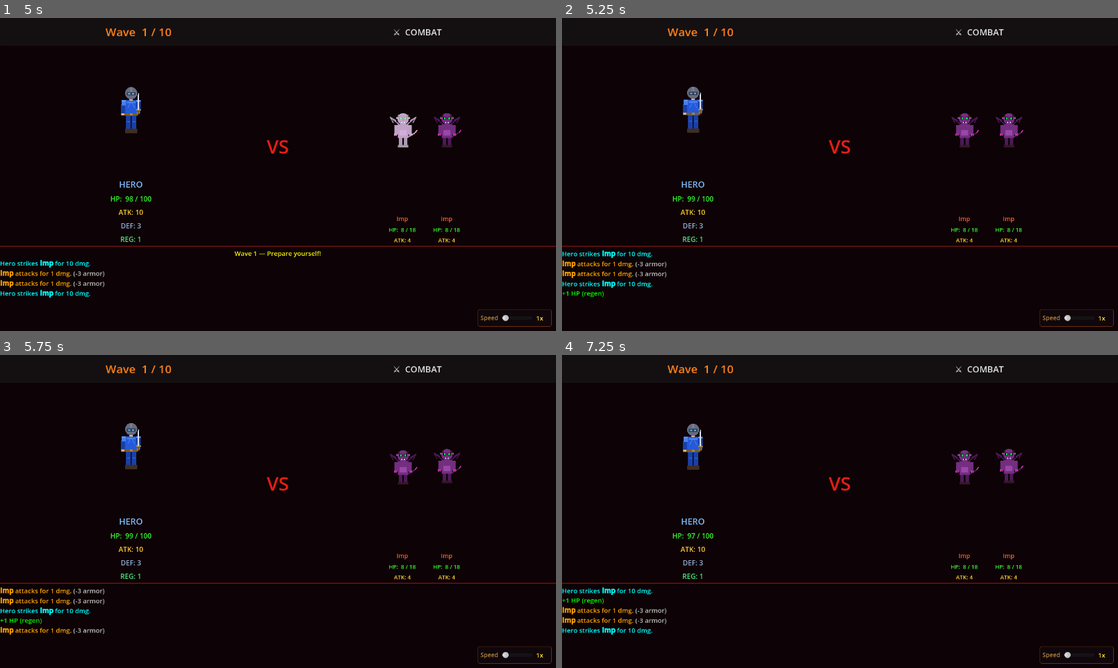
Above: before the commit, frames 1-4 (two rows, left to right).
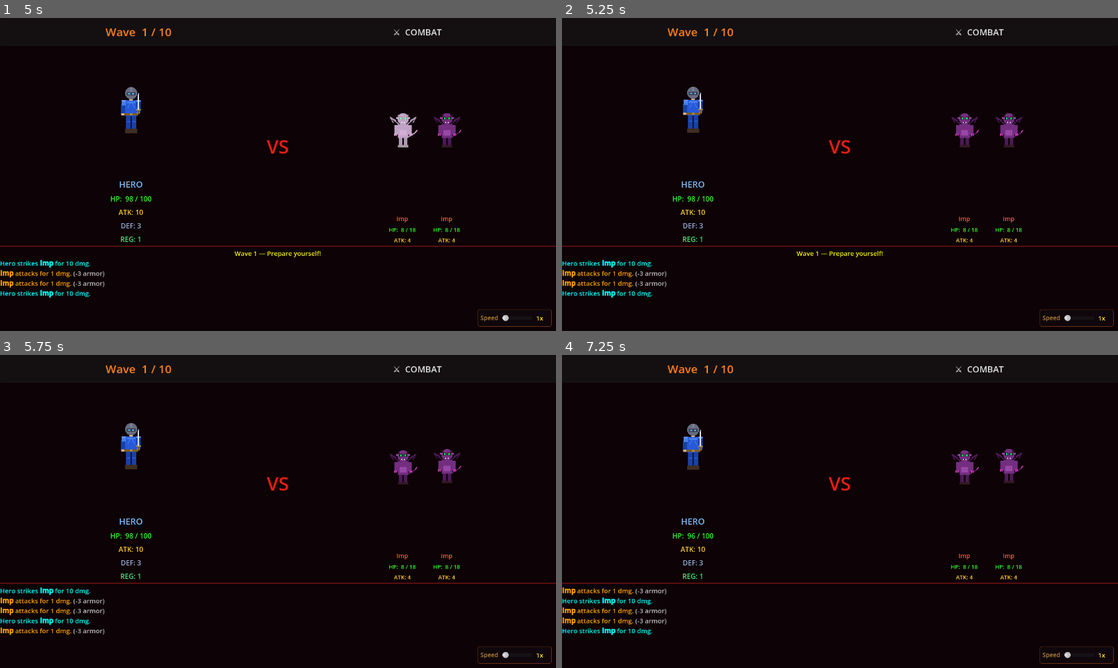
Above: after the commit, the same moments.

Repository: Vladisone95/escape-from-hell
Game: Godot game, scene res://scenes/Game.tscn
The game is run twice, just before and just after one commit, with the same random seed, the same clock (stepped at 60 frames per second) and the same inputs. This scene is started directly instead of the project's main scene.
Inputs (mouse positions are in pixels of both pictures, inside the frame that each line leads up to):
- Up to frame 1 (5 s): click "START WAVE" at 0.5 s; click "START WAVE" at 1.25 s; tap Enter at 2 s; move the mouse to (400, 158) at 2.02 s; hold Right (move_right) 2.03-2.78 s; hold D (attack) 2.03-2.78 s; click (400, 158) at 2.17 s; move the mouse to (166, 190) at 2.77 s; hold Down (move_down) 2.78-3.53 s; tap D (attack) at 2.85, 3.8, 4.55 s; move the mouse to (333, 105) at 3.52 s; hold Right (move_right) 3.53-4.28 s; hold Shift (dash) 3.53-4.28 s; move the mouse to (250, 237) at 4.27 s; hold Up (move_up) from 4.28 s (still down); tap E (interact) at 4.35 s; click (250, 237) at 4.42 s
- Up to frame 2 (5.25 s): move the mouse to (1006, 221) at 5.02 s; release Up (move_up) at 5.03 s; hold Left (move_left) from 5.03 s (still down); hold D (attack) from 5.03 s (still down)
- Up to frame 3 (5.75 s): keep holding Left (move_left); keep holding D (attack)
- Up to frame 4 (7.25 s): move the mouse to (673, 464) at 5.77 s; release D (attack) at 5.78 s; tap D (attack) at 5.85, 6.8 s; tap Space at 6.5 s; move the mouse to (867, 511) at 6.52 s; release Left (move_left) at 6.53 s; hold Down (move_down) from 6.53 s (still down); hold Shift (dash) from 6.53 s (still down); click (867, 511) at 6.67 s

Frame 1 is identical in both runs. In frame 2, 1.0% of the frame differs, in the area x 0-58%, y 56-90%; in frame 3, 0.8%; in frame 4, 0.8%.

Commit message:
bug fixes for attack

Diff:
--- a/scripts/Game.gd
+++ b/scripts/Game.gd
@@ -326,8 +326,6 @@
 	else:
 		_log("[center][color=gray]%s is full![/color][/center]" % def.get("name", item_id))
 
-	# Full heal then show inventory screen
-	GameData.player_health = GameData.effective_max_health()
 	_show_inventory_screen(true)
 
 
@@ -508,8 +506,6 @@
 		GameData.player_attack += 5
 		_log("[center][color=orange]+ 5 Attack![/color][/center]")
 
-	# Full heal then show inventory screen
-	GameData.player_health = GameData.effective_max_health()
 	_show_inventory_screen(true)
 
 # =====================================================================
@@ -556,14 +552,6 @@
 
 		if _alive_enemies().is_empty():
 			break
-
-		# ── Regen after player's turn ────────────────────────────────
-		var regen := GameData.effective_regen()
-		if regen > 0 and GameData.player_health < GameData.effective_max_health():
-			var healed := mini(regen, GameData.effective_max_health() - GameData.player_health)
-			GameData.player_health += healed
-			_update_player_ui()
-			_log("[color=green]+%d HP (regen)[/color]" % healed)
 
 		await get_tree().create_timer(0.38).timeout
 		if not is_inside_tree():
@@ -631,8 +619,13 @@
 		get_tree().change_scene_to_file("res://scenes/WinScreen.tscn")
 		return
 
-	# Restore health
-	GameData.player_health = GameData.effective_max_health()
+	# Regen at end of wave (health carries over between waves)
+	var regen := GameData.effective_regen()
+	if regen > 0 and GameData.player_health < GameData.effective_max_health():
+		var healed := mini(regen, GameData.effective_max_health() - GameData.player_health)
+		GameData.player_health += healed
+		_update_player_ui()
+		_log("[color=green]+%d HP (regen)[/color]" % healed)
 
 	if GameData.is_item_reward_wave():
 		ui_chest_overlay.show_chest()
--- a/scripts/arena/ArenaGame.gd
+++ b/scripts/arena/ArenaGame.gd
@@ -374,8 +374,13 @@
 		get_tree().change_scene_to_file("res://scenes/WinScreen.tscn")
 		return
 
-	# Full heal
-	GameData.player_health = GameData.effective_max_health()
+	# Regen at end of wave (health carries over between waves)
+	var regen := GameData.effective_regen()
+	if regen > 0 and GameData.player_health < GameData.effective_max_health():
+		var healed := mini(regen, GameData.effective_max_health() - GameData.player_health)
+		GameData.player_health += healed
+		_hud.update_hp(GameData.player_health, GameData.effective_max_health())
+		_hud.log_msg("[color=green]+%d HP (regen)[/color]" % healed)
 
 	if GameData.is_item_reward_wave():
 		_chest_overlay.show_chest()
@@ -389,7 +394,6 @@
 		GameData.player_max_health += 30
 	else:
 		GameData.player_attack += 5
-	GameData.player_health = GameData.effective_max_health()
 	_show_inventory_screen(true)
 
 func _on_chest_item_looted(item_id: String) -> void:
@@ -398,7 +402,6 @@
 		_hud.log_msg("[center][color=orange]+ %s![/color][/center]" % def.get("name", item_id))
 	else:
 		_hud.log_msg("[center][color=gray]%s is full![/color][/center]" % def.get("name", item_id))
-	GameData.player_health = GameData.effective_max_health()
 	_show_inventory_screen(true)
 
 func _on_player_died() -> void:
--- a/scripts/arena/PlayerBody.gd
+++ b/scripts/arena/PlayerBody.gd
@@ -14,7 +14,6 @@
 var _dash_dir: Vector2 = Vector2.DOWN
 var _knockback_vel: Vector2 = Vector2.ZERO
 var _facing_dir: Vector2 = Vector2.DOWN
-var _regen_timer: float = 0.0
 var _is_dead: bool = false
 
 func _ready() -> void:
@@ -61,17 +60,6 @@
 	# Timers
 	_attack_cooldown -= delta
 	_dash_cooldown -= delta
-	_regen_timer += delta
-
-	# Regen every 5s
-	if _regen_timer >= 5.0:
-		_regen_timer -= 5.0
-		var regen := GameData.effective_regen()
-		var max_hp := GameData.effective_max_health()
-		if regen > 0 and GameData.player_health < max_hp:
-			GameData.player_health = mini(GameData.player_health + regen, max_hp)
-			health_bar.update_health(GameData.player_health, max_hp)
-			health_changed.emit(GameData.player_health, max_hp)
 
 	# Dash timer
 	if _is_dashing:
@@ -153,6 +141,29 @@
 	get_parent().add_child(hitbox)
 	hitbox.global_position = global_position + _facing_dir * 20.0
 
+	# Attack arc visual — white semi-transparent fan showing attack range
+	var arc_vis := Node2D.new()
+	arc_vis.z_index = -1
+	get_parent().add_child(arc_vis)
+	arc_vis.global_position = global_position
+	var _angle_base_vis := _facing_dir.angle()
+	var _arc_spread_vis := deg_to_rad(60.0)
+	var _arc_radius_vis := 50.0
+	arc_vis.draw.connect(func():
+		var pts := PackedVector2Array()
+		pts.append(Vector2.ZERO)
+		for i in 13:
+			var t := float(i) / 12.0
+			var a := _angle_base_vis - _arc_spread_vis + t * _arc_spread_vis * 2.0
+			pts.append(Vector2(cos(a), sin(a)) * _arc_radius_vis)
+		arc_vis.draw_polygon(pts, PackedColorArray([Color(1, 1, 1, 0.35)]))
+	)
+	arc_vis.queue_redraw()
+	get_tree().create_timer(0.15).timeout.connect(func():
+		if is_instance_valid(arc_vis):
+			arc_vis.queue_free()
+	)
+
 	# Connect to detect hurtboxes
 	var hit_targets: Array[Node] = []
 	hitbox.area_entered.connect(func(area: Area2D):
@@ -224,7 +235,6 @@
 	_is_dead = false
 	_attack_cooldown = 0.0
 	_dash_cooldown = 0.0
-	_regen_timer = 0.0
 	sprite.visible = true
 	sprite.modulate = Color.WHITE
 	health_bar.update_health(GameData.player_health, GameData.effective_max_health())
